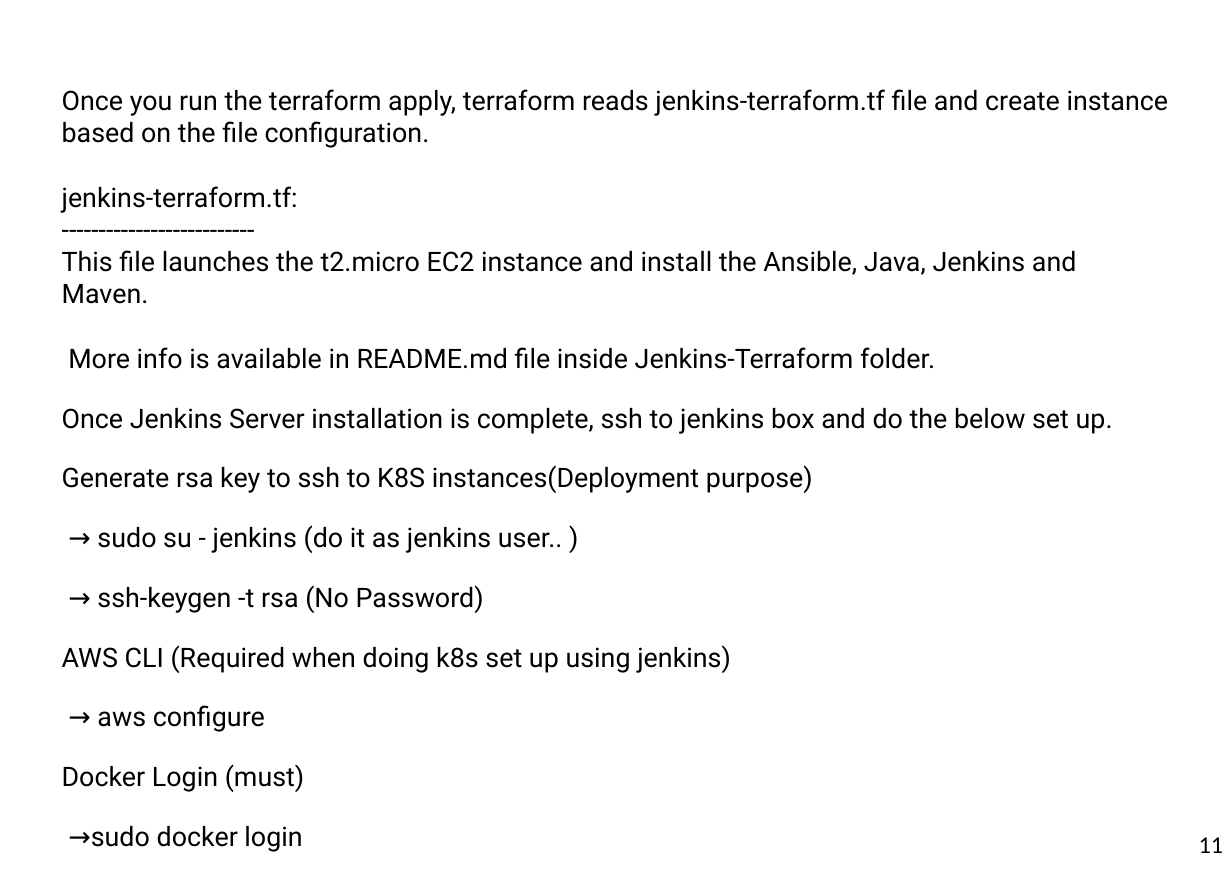
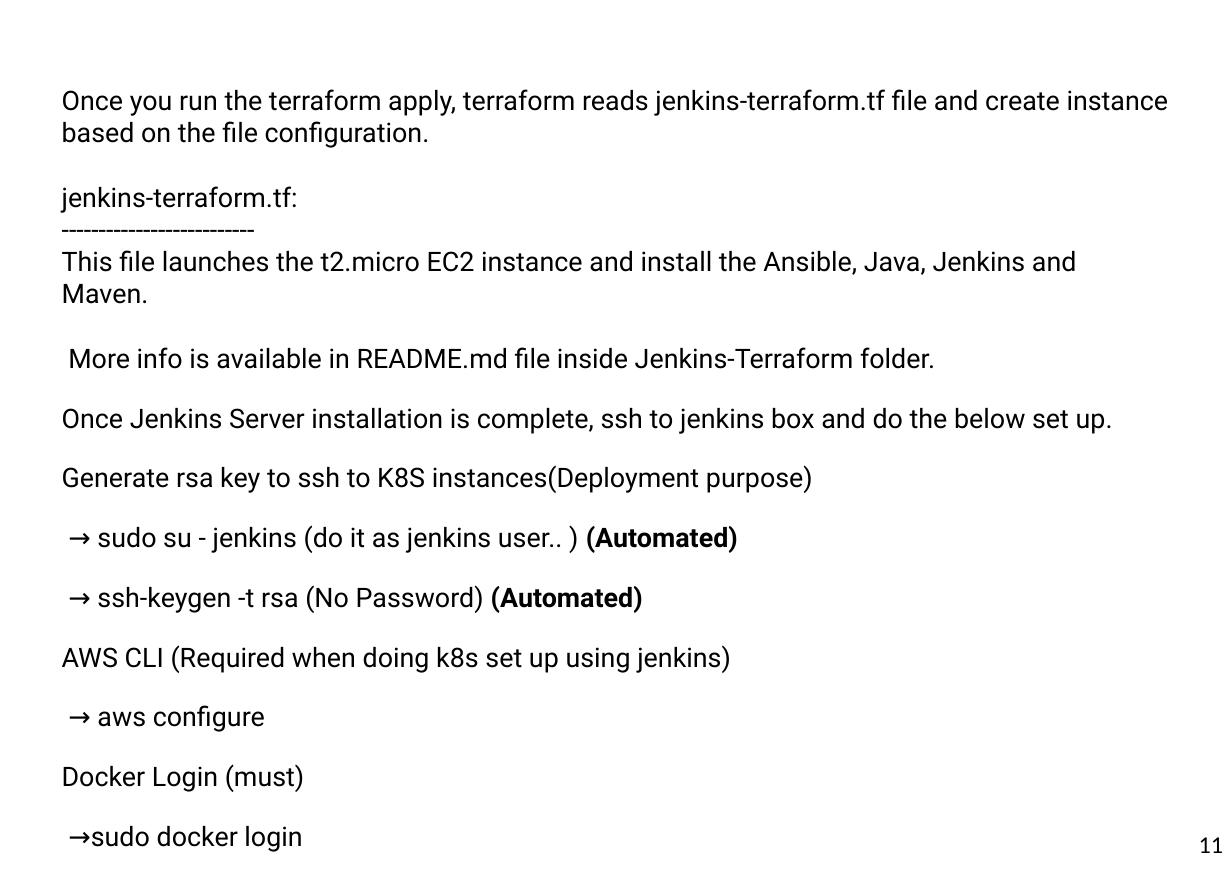
Before and after one commit to kiranpe/DevOpsCloud, a slide deck: slide 11 of DevOpsDoc.pptx. Drawn at 1232x871 pixels with LibreOffice and Linux fonts; fonts in the diff are those of the drawing; background and template pictures are left out. Boxes give left, top, right and bottom in pixels: in the first picture for what was removed or moved away, otherwise in the second. Text is boxed around its words. In the diff, an @@ line names an element or a change of style, - is before the commit and + after.

```diff
--- a/DevOpsDoc.pptx
+++ b/DevOpsDoc.pptx
@@ text at box(97, 525, 738, 613): text changed @@
-→ sudo su - jenkins (do it as jenkins user.. )
-→ ssh-keygen -t rsa (No Password)
+→ sudo su - jenkins (do it as jenkins user.. ) (Automated)
+→ ssh-keygen -t rsa (No Password) (Automated)
```
Also in this commit, not shown: 2 other slides changed, 1 slide added.
